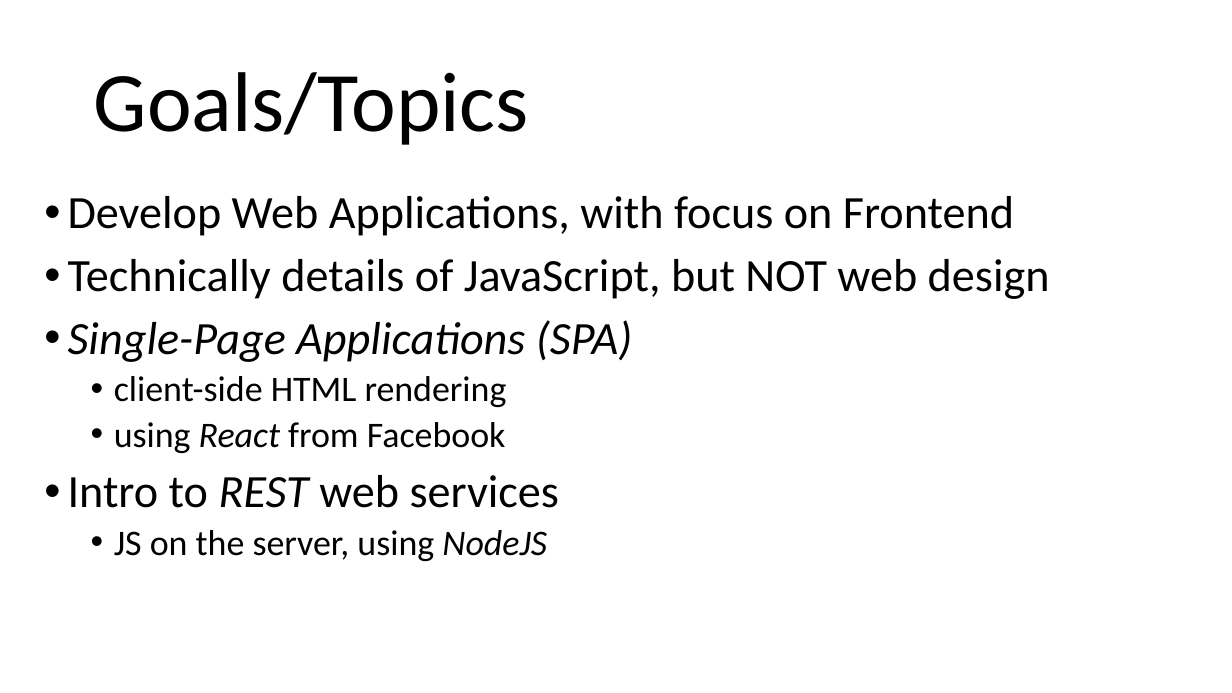
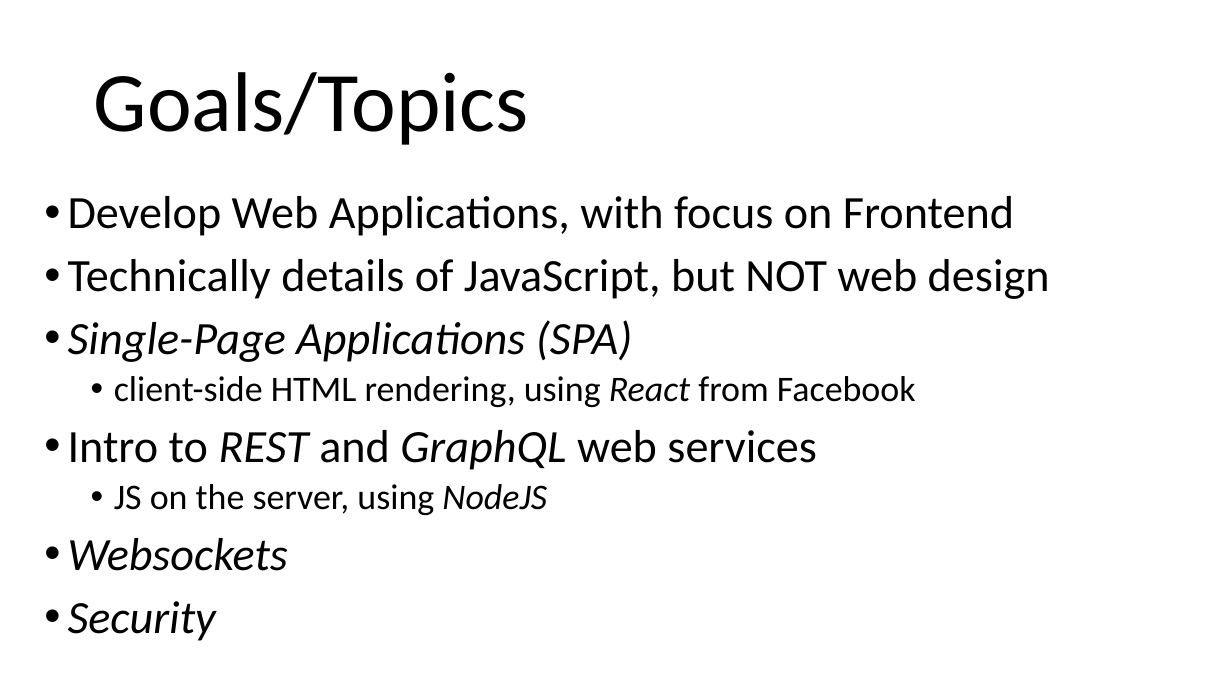
Before and after one commit to arcuri82/web_development_and_api_design, a slide deck: slide 7 of docs/slides/lesson_01.pptx. Drawn at 1232x693 pixels with LibreOffice and Linux fonts; fonts in the diff are those of the drawing. Boxes give left, top, right and bottom in pixels: in the first picture for what was removed or moved away, otherwise in the second. Text is boxed around its words. In the diff, an @@ line names an element or a change of style, - is before the commit and + after.

```diff
--- a/docs/slides/lesson_01.pptx
+++ b/docs/slides/lesson_01.pptx
@@ text at [68,376,916,470]: text changed @@
-  • client-side HTML rendering
-  • using React from Facebook
-• Intro to REST web services
+  • client-side HTML rendering, using React from Facebook
+• Intro to REST and GraphQL web services
@@ text at [68,538,288,641]: paragraphs added @@
+• Websockets
+• Security
```
Also in this commit, not shown: 6 other slides changed, 2 slides added, 1 other file.
